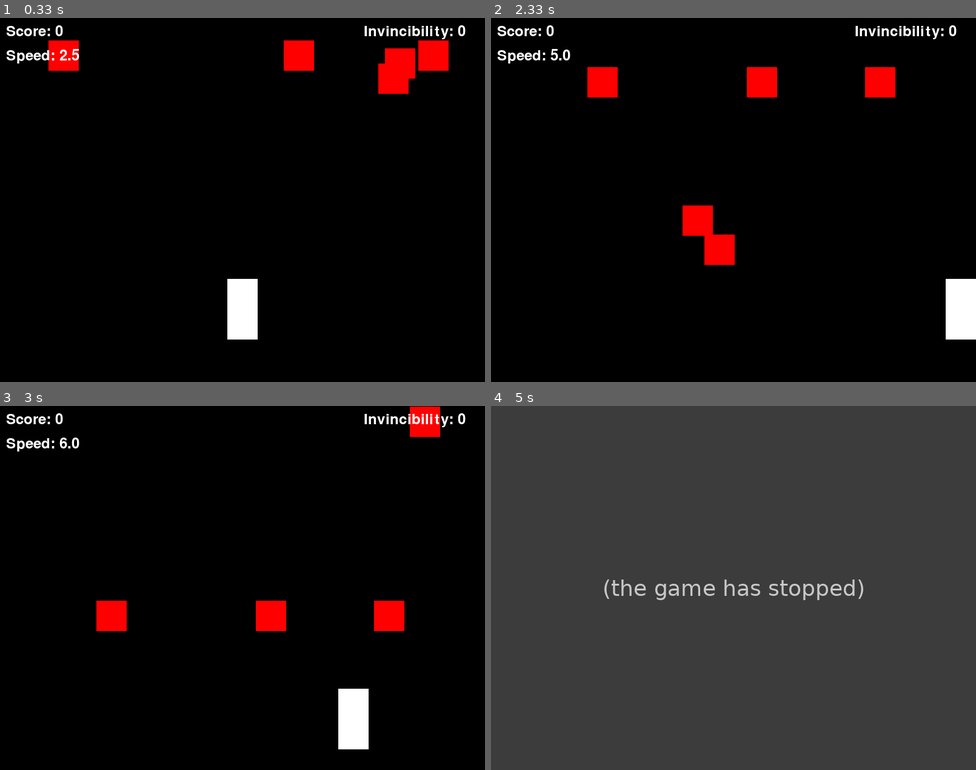
Above: before the commit, frames 1-4 (two rows, left to right).
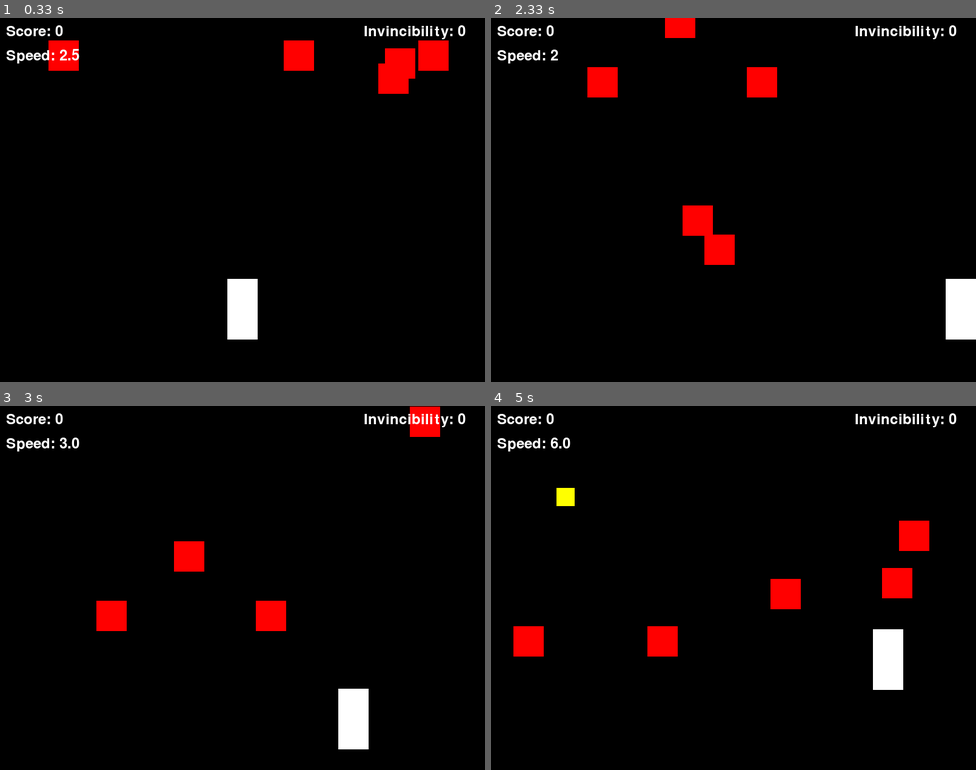
Above: after the commit, the same moments.

Repository: BoBon7/Pygame_code_wars
Game: pygame game, started from main.py
Same seed, same stepped clock (60 frames per second), same inputs: the game is played once before the commit and once after it.
Inputs (mouse positions are in pixels of both pictures, inside the frame that each line leads up to):
- Up to frame 1 (0.33 s): no input
- Up to frame 2 (2.33 s): click (733, 200) at 0.38 s; hold D 0.67-1.13 s; hold D 1.17-1.47 s; click (733, 221) at 1.55 s; hold D 1.83-2.3 s
- Up to frame 3 (3 s): hold A 2.33-2.87 s; hold S from 2.9 s (still down)
- Up to frame 4 (5 s): release S at 3.2 s; click (583, 675) at 3.28 s; hold A 3.57-3.97 s; hold W 4-4.37 s; hold D from 4.4 s (still down)

Frame 1 is identical in both runs. In frame 2, 0.9% of the frame differs, in the area x 12-84%, y 0-22%; in frame 3, 1.1%; in frame 4, 100%, in the area x 0-100%, y 0-100%.
Before the commit the program exited at 4.9 s; later frames show no game.

Commit message:
added bullet class, bullet interaction with obstacles and bonuses

Diff:
--- a/main.py
+++ b/main.py
@@ -101,6 +101,43 @@
         screen.blit(self.image, self.rect)
 
 
+class Bullet:
+    def __init__(self, x, y):
+        self.image = pygame.Surface((5, 10))
+        self.image.fill(WHITE)
+        self.rect = self.image.get_rect(center=(x, y))
+        self.speed = 10
+
+    def update(self):
+        self.rect.y -= self.speed  # Движение вверх
+        if self.rect.bottom < 0:
+            return False  # Снаряд исчезает при выходе за экран
+        return True
+
+    def draw(self, screen):
+        screen.blit(self.image, self.rect)
+
+def update_bullets(bullets, bonuses, obstacles):
+    for bullet in bullets[:]:
+        if not bullet.update():
+            bullets.remove(bullet)
+
+        # Проверяем столкновения с бонусами
+        for bonus in bonuses[:]:
+            if bullet.rect.colliderect(bonus.rect):
+                bonuses.remove(bonus)  # Уничтожаем бонус
+                bullets.remove(bullet)  # Уничтожаем снаряд
+                break  # Выходим, так как снаряд уже уничтожен
+
+        # Проверяем столкновения с препятствиями
+        for obstacle in obstacles[:]:
+            if bullet.rect.colliderect(obstacle.rect):
+                obstacles.remove(obstacle)  # Уничтожаем препятствие
+                obstacles.append(Obstacle())
+                bullets.remove(bullet)  # Уничтожаем снаряд
+                break  # Выходим, так как снаряд уже уничтожен
+
+
 # Класс для препятствий
 class Obstacle:
     def __init__(self):
@@ -173,6 +210,7 @@
 player = PlayerCar()
 obstacles = [Obstacle() for _ in range(5)]
 bonuses = []
+bullets = []
 bonus_timer = 0
 
 running = True
@@ -186,6 +224,10 @@
     for event in pygame.event.get():
         if event.type == pygame.QUIT:
             running = False
+        elif event.type == pygame.MOUSEBUTTONDOWN and event.button == 1:
+            # Стрельба левой кнопкой мыши
+            bullet = Bullet(player.rect.centerx, player.rect.top)
+            bullets.append(bullet)
 
     # Увеличение сложности
     increase_difficulty(pygame.time.get_ticks())
@@ -205,6 +247,7 @@
 
     # Проверка столкновений с бонусами
     check_bonus_collision(player, bonuses, obstacles)
+    update_bullets(bullets, bonuses, obstacles)
 
     # Проверка столкновений с препятствиями
     if check_collisions(player, obstacles):
@@ -218,6 +261,8 @@
         obstacle.draw(screen)
     for bonus in bonuses:
         bonus.draw(screen)
+    for bullet in bullets:
+        bullet.draw(screen)
 
     # Отрисовка интерфейса
     draw_interface(screen, player.score, obstacle.base_speed, player.invincible_timer)
